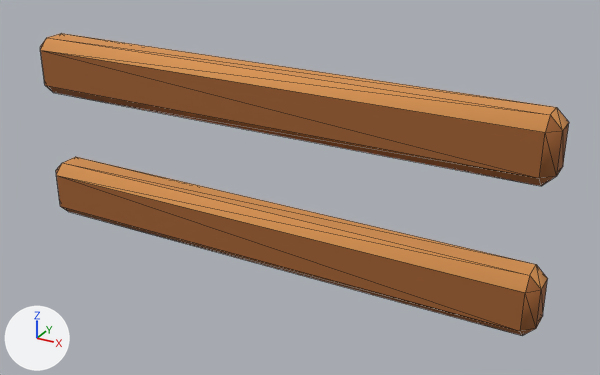
A saved change to the glTF model Assets/Game/Shared/Kits/canyon/Models/fence_rail.glb.
Before and after are seen from a camera (50 mm lens) standing at (1.21, -1.173, 0.934) and looking at (0.558, 0.013, 0.341). Every picture has the same lights, and +X, +Y and +Z are marked at lower left. The older version comes first. Mesh edges are drawn as thin lines. Vertices at exactly the same position are counted once.

Names of what the first picture shows: 'fence_rail'.
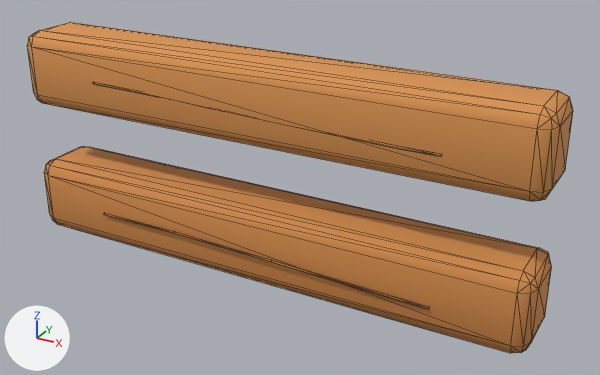
What differs and where, as boxes (x1, y1, x2, y2) in the pictures (600 x 375 px):
'fence_rail', surface changed, reshaped (9% taller): before (40, 33, 569, 336); after (27, 22, 573, 353)
part 1 of me_fence_rail, rebuilt (16% taller): before (56, 157, 548, 336); after (44, 146, 552, 353)
part 2 of me_fence_rail, rebuilt (17% taller): before (40, 33, 569, 186); after (27, 22, 573, 201)
part 3 of me_fence_rail, added: after (104, 213, 429, 309)
part 4 of me_fence_rail, added: after (93, 83, 441, 156)

What changed in the scene script:
```text
Change mat_canyon_palette:
    remove n3 = _N.new('ShaderNodeUVMap'); n3.name = 'UV Map'
    remove n3.uv_map = 'UVMap.001'
    where n2 = _N.new('ShaderNodeTexImage'); n2.name = 'Image Texture'
    remove _L.new(n3.outputs[0], n2.inputs[0])  # 'UV' to 'Vector'
Change me_fence_rail:
    used by ob_fence_rail; location = (0.0, 0.0, 0.0)
    remove me_fence_rail.from_pydata(...)  # 48 vertices, 88 faces; spans x 0.0..1.0, y -0.04..0.04, z 0.185..0.555
    add me_fence_rail.from_pydata(...)  # 152 vertices, 288 faces; spans x 0.0..1.0, y -0.077..0.068, z 0.167..0.574
    me_fence_rail part 1: the loose piece of 24 vertices spanning x 0.0..1.0, y -0.04..0.04, z 0.185..0.295 is rebuilt with 56 vertices and now spans x 0.0..1.0, y -0.067..0.067, z 0.167..0.313
    me_fence_rail part 2: the loose piece of 24 vertices spanning x 0.0..1.0, y -0.04..0.04, z 0.445..0.555 is rebuilt with 56 vertices and now spans x 0.0..1.0, y -0.066..0.068, z 0.428..0.574
    me_fence_rail part 3: a new loose piece of 20 vertices spanning x 0.17..0.84, y -0.077..-0.069, z 0.221..0.24, in mat_canyon_palette (picture img_canyon_palette)
    me_fence_rail part 4: a new loose piece of 20 vertices spanning x 0.17..0.84, y -0.068..-0.059, z 0.48..0.5, in mat_canyon_palette (picture img_canyon_palette)
```
